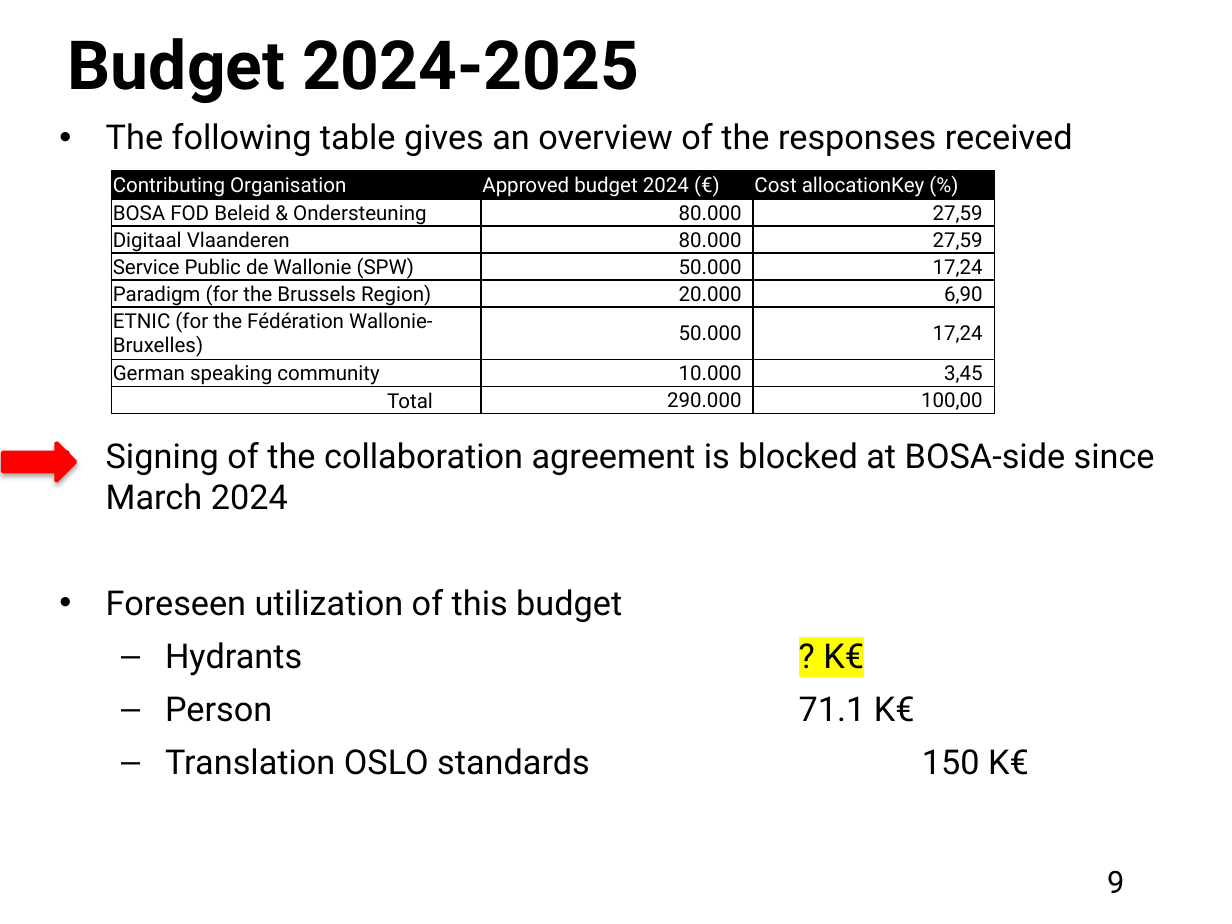
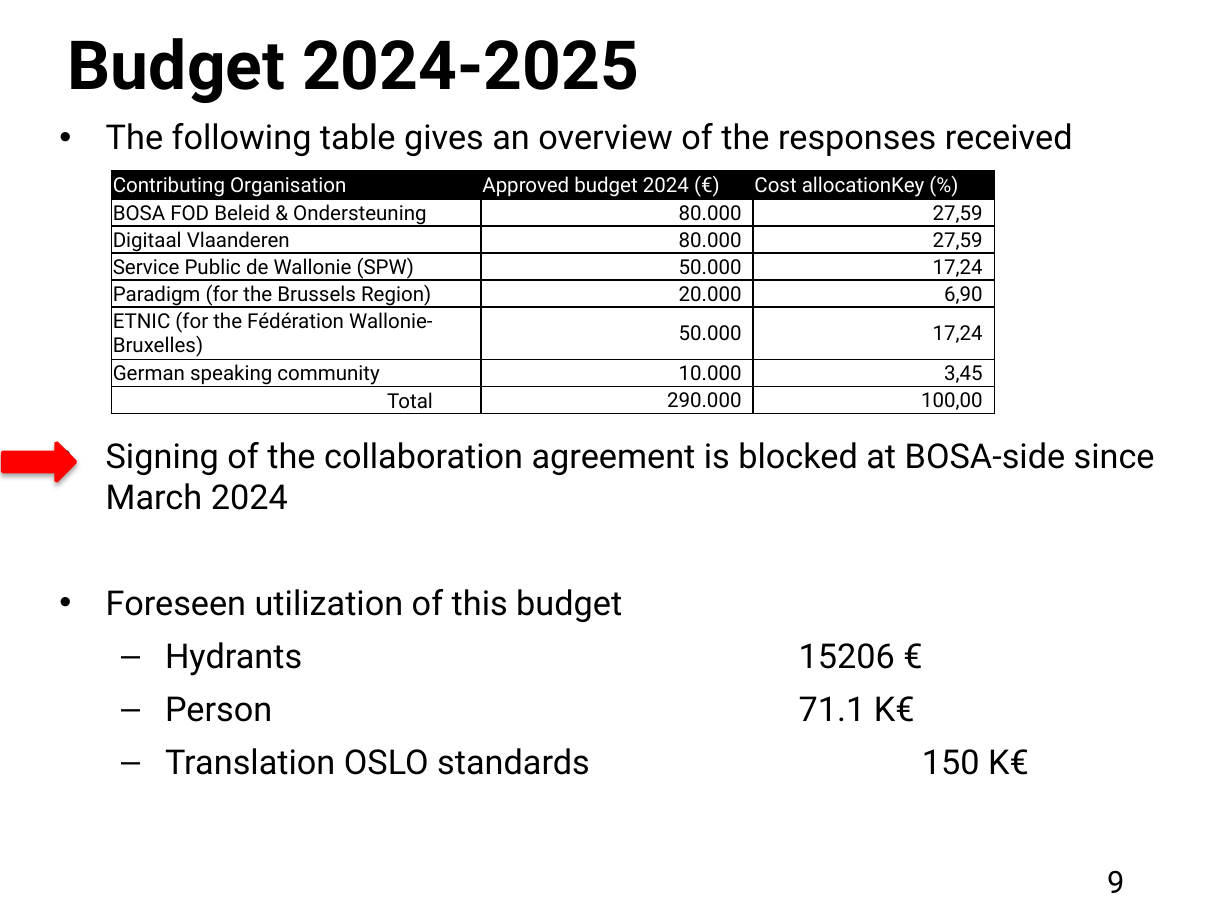
Before and after one commit to belgif/review, a slide deck: slide 9 of Meetings/2024-06-12/ICEG_standardisation_20240626.pptx. Drawn at 1232x924 pixels with LibreOffice and Linux fonts; fonts in the diff are those of the drawing. Boxes give left, top, right and bottom in pixels: in the first picture for what was removed or moved away, otherwise in the second. Text is boxed around its words. In the diff, an @@ line names an element or a change of style, - is before the commit and + after.

```diff
--- a/Meetings/2024-06-12/ICEG_standardisation_20240626.pptx
+++ b/Meetings/2024-06-12/ICEG_standardisation_20240626.pptx
@@ text at <box>165,642,895,676</box>: text changed @@
-  – Hydrants ? K€
+  – Hydrants 15206 €
```
Also in this commit, not shown: 2 other slides changed.
